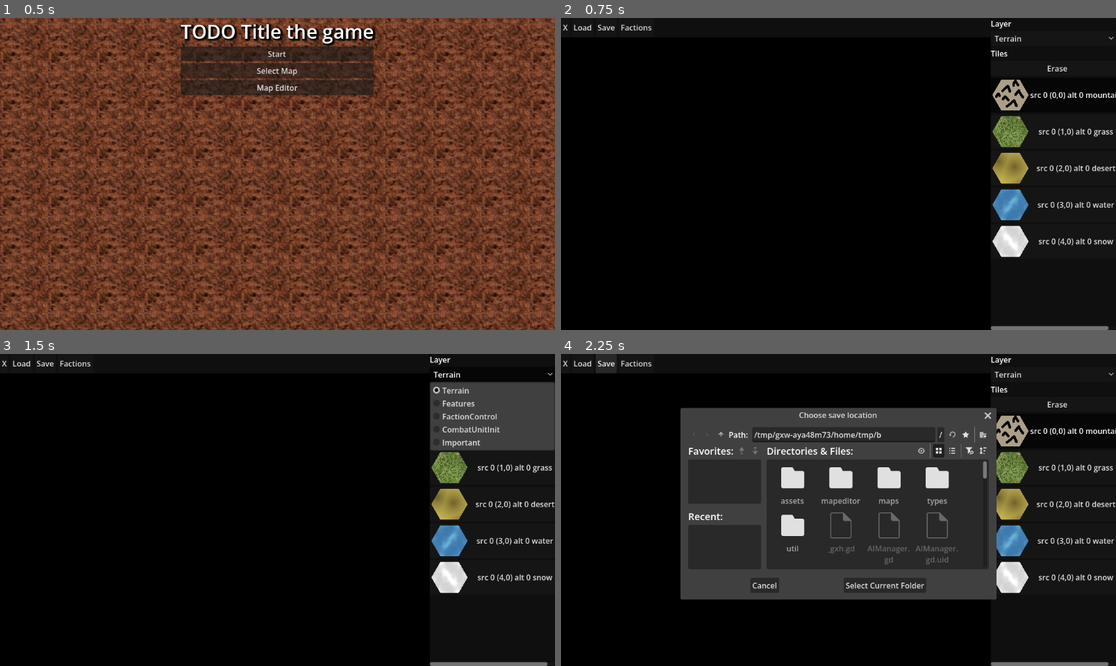
Above: before the commit, frames 1-4 (two rows, left to right).
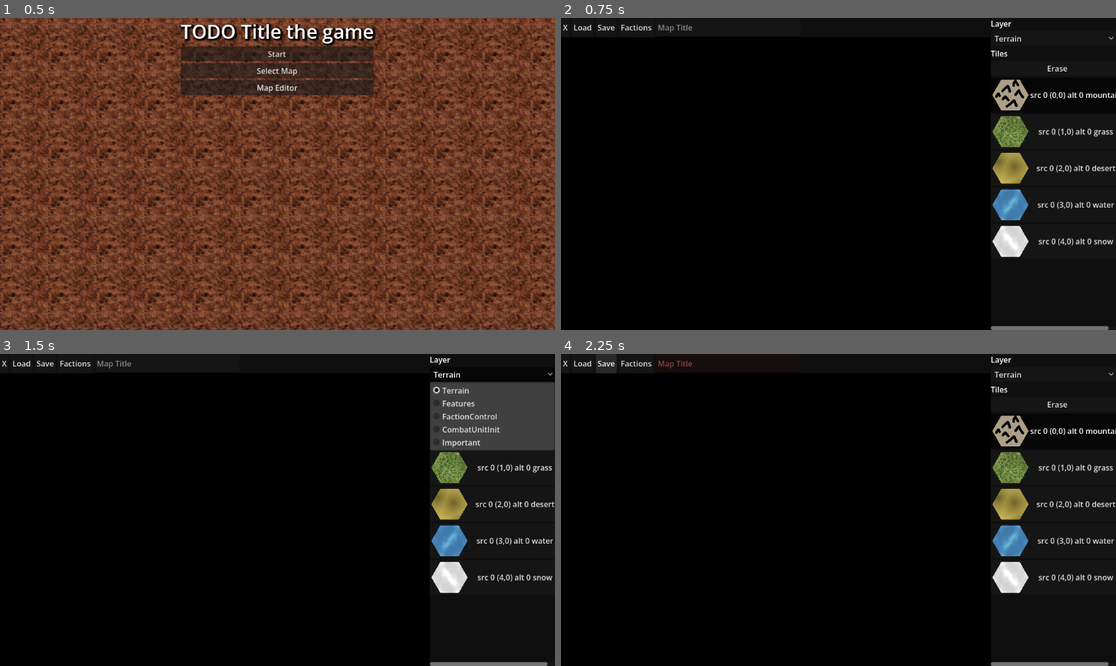
Above: after the commit, the same moments.

Repository: kralinc/cw2100game
Game: Godot game, scene res://MainMenu.tscn
Same seed, same stepped clock (60 frames per second), same inputs: the game is played once before the commit and once after it. The engine's default icon, where the game draws it, is replaced by a stand-in: a white triangle on a blue panel in a dark square.
Inputs:
- Up to frame 1 (0.5 s): no input
- Up to frame 2 (0.75 s): click "Map Editor" at 0.5 s
- Up to frame 3 (1.5 s): click "Terrain" at 1.25 s
- Up to frame 4 (2.25 s): click "Save" at 2 s

Frame 1 is identical in both runs. In frame 2, less than 0.1% of the frame differs, in the area x 17-24%, y 2-5%; in frame 3, less than 0.1%; in frame 4, 35%, in the area x 17-79%, y 2-79%.

Commit message:
moved some files around

Diff:
--- a/mapeditor/MapEditor.gd
+++ b/mapeditor/MapEditor.gd
@@ -1,9 +1,6 @@
 extends Control
 
 const PAINTABLE_LAYERS = ["Terrain", "Features", "FactionControl", "CombatUnitInit", "Important"]
-
-# TEMPORARY: placeholder map folder name. Replace with user input later.
-const PROJECT_NAME = "test"
 
 @onready var map: Node2D = $Map
 @onready var layer_select: OptionButton = $UI/Panel/VBox/LayerSelect
@@ -13,6 +10,8 @@
 @onready var faction_screen = $UI/FactionManagementScreen
 @onready var save_button: Button = $UI/TopPanel/HBox/SaveButton
 @onready var load_button: Button = $UI/TopPanel/HBox/LoadButton
+@onready var map_title_input:LineEdit = $UI/TopPanel/HBox/MapTitleInput
+@onready var animation_player:AnimationPlayer = $AnimationPlayer
 
 var current_layer: TileMapLayer
 var button_group := ButtonGroup.new()
@@ -26,6 +25,7 @@
 var dirty: bool = false
 var save_dialog: FileDialog
 var load_dialog: FileDialog
+var hoveredCell:Vector2i
 
 
 func _ready() -> void:
@@ -44,6 +44,13 @@
 	load_dialog = MapLoadHelper.create_dir_dialog("Open map folder", self)
 	load_dialog.dir_selected.connect(_load_from)
 
+func _process(_delta):
+	_do_highlight()
+
+func _do_highlight() -> void:
+	var highlight_layer:TileMapLayer = map.get_node("Highlight")
+	highlight_layer.clear()
+	highlight_layer.set_cell(hoveredCell, 0, Vector2(0,0))
 
 func _init_default_factions() -> void:
 	factions = [
@@ -154,7 +161,11 @@
 
 
 func _unhandled_input(event: InputEvent) -> void:
-	if event is InputEventKey:
+	if event is InputEventMouseMotion:
+		var global_pos = get_global_mouse_position()
+		var pos_hovered = map.get_node("Terrain").local_to_map(global_pos)
+		hoveredCell = pos_hovered
+	elif event is InputEventKey:
 		var key := event as InputEventKey
 		if key.pressed and not key.echo and key.keycode == KEY_S and key.ctrl_pressed and not faction_screen.visible:
 			_on_save_pressed()
@@ -216,6 +227,9 @@
 
 
 func _on_save_pressed() -> void:
+	if (map_title_input.text.length() <= 0):
+		animation_player.play("map_title_required")
+		return
 	if save_path.is_empty():
 		save_dialog.popup_centered()
 	else:
@@ -223,7 +237,7 @@
 
 
 func _on_save_dir_selected(dir: String) -> void:
-	save_path = dir.path_join(PROJECT_NAME)
+	save_path = dir.path_join(map_title_input.text)
 	_save_to(save_path)
 
 
--- a/mapeditor/MapEditor.tscn
+++ b/mapeditor/MapEditor.tscn
@@ -1,9 +1,45 @@
 [gd_scene format=3 uid="uid://bfaefwfkk8eep"]
 
+[ext_resource type="Script" uid="uid://jee16r5mtq4a" path="res://mapeditor/MapEditor.gd" id="13_mapeditor"]
 [ext_resource type="PackedScene" uid="uid://da25oldsogk6q" path="res://mapeditor/faction_management_screen.tscn" id="13_tf3fd"]
-[ext_resource type="Script" uid="uid://jee16r5mtq4a" path="res://mapeditor/MapEditor.gd" id="13_mapeditor"]
 [ext_resource type="Script" uid="uid://6jpahk8667fl" path="res://CameraController.gd" id="14_camera"]
-[ext_resource type="PackedScene" path="res://util/map_template.tscn" id="15_maptemplate"]
+[ext_resource type="PackedScene" uid="uid://dafj20oibctyy" path="res://util/map_template.tscn" id="15_maptemplate"]
+
+[sub_resource type="Animation" id="Animation_2et8o"]
+length = 0.001
+tracks/0/type = "value"
+tracks/0/imported = false
+tracks/0/enabled = true
+tracks/0/path = NodePath("UI/TopPanel/HBox/MapTitleInput:modulate")
+tracks/0/interp = 1
+tracks/0/loop_wrap = true
+tracks/0/keys = {
+"times": PackedFloat32Array(0),
+"transitions": PackedFloat32Array(1),
+"update": 0,
+"values": [Color(1, 1, 1, 1)]
+}
+
+[sub_resource type="Animation" id="Animation_0xnso"]
+resource_name = "map_title_required"
+tracks/0/type = "value"
+tracks/0/imported = false
+tracks/0/enabled = true
+tracks/0/path = NodePath("UI/TopPanel/HBox/MapTitleInput:modulate")
+tracks/0/interp = 1
+tracks/0/loop_wrap = true
+tracks/0/keys = {
+"times": PackedFloat32Array(0.06666667, 0.2, 0.36666667, 0.53333336, 0.7, 0.8666667, 1),
+"transitions": PackedFloat32Array(1, 1, 1, 1, 1, 1, 1),
+"update": 0,
+"values": [Color(1, 1, 1, 1), Color(1, 0.33551362, 0.2695955, 1), Color(1, 1, 1, 1), Color(1, 0.33551362, 0.2695955, 1), Color(1, 1, 1, 1), Color(1, 0.33551362, 0.2695955, 1), Color(1, 1, 1, 1)]
+}
+
+[sub_resource type="AnimationLibrary" id="AnimationLibrary_gaqml"]
+_data = {
+&"RESET": SubResource("Animation_2et8o"),
+&"map_title_required": SubResource("Animation_0xnso")
+}
 
 [node name="MapEditor" type="Control" unique_id=357027129]
 layout_mode = 3
@@ -15,7 +51,7 @@
 mouse_filter = 2
 script = ExtResource("13_mapeditor")
 
-[node name="Map" parent="." instance=ExtResource("15_maptemplate")]
+[node name="Map" parent="." unique_id=2001148040 instance=ExtResource("15_maptemplate")]
 
 [node name="Camera2D" type="Camera2D" parent="." unique_id=258291840]
 script = ExtResource("14_camera")
@@ -75,6 +111,11 @@
 layout_mode = 2
 text = "Factions"
 
+[node name="MapTitleInput" type="LineEdit" parent="UI/TopPanel/HBox" unique_id=2108411147]
+custom_minimum_size = Vector2(300, 0)
+layout_mode = 2
+placeholder_text = "Map Title"
+
 [node name="BackConfirmContainer" type="MarginContainer" parent="UI" unique_id=1428213325]
 visible = false
 custom_minimum_size = Vector2(200, 100)
@@ -93,6 +134,11 @@
 theme_override_constants/margin_top = 5
 theme_override_constants/margin_right = 5
 theme_override_constants/margin_bottom = 5
+
+[node name="BG" type="ColorRect" parent="UI/BackConfirmContainer" unique_id=1246573319]
+layout_mode = 2
+color = Color(0.10747976, 0.10747973, 0.10747973, 1)
+metadata/_edit_lock_ = true
 
 [node name="VBoxContainer" type="VBoxContainer" parent="UI/BackConfirmContainer" unique_id=326450440]
 layout_mode = 2
@@ -121,6 +167,9 @@
 [node name="FactionManagementScreen" parent="UI" unique_id=1109200210 instance=ExtResource("13_tf3fd")]
 visible = false
 
+[node name="AnimationPlayer" type="AnimationPlayer" parent="." unique_id=858621113]
+libraries/ = SubResource("AnimationLibrary_gaqml")
+
 [connection signal="pressed" from="UI/TopPanel/HBox/BackButton" to="." method="_on_back_button_pressed"]
 [connection signal="pressed" from="UI/TopPanel/HBox/FactionSetupButton" to="." method="_on_faction_setup_button_pressed"]
 [connection signal="pressed" from="UI/BackConfirmContainer/VBoxContainer/HBoxContainer/ConfirmBackButton" to="." method="_on_confirm_back_button_pressed"]
Renamed: CellData.gd -> types/CellData.gd
Renamed: CellData.gd.uid -> types/CellData.gd.uid
Renamed: CombatData.gd -> types/CombatData.gd
Renamed: CombatData.gd.uid -> types/CombatData.gd.uid
Renamed: Unit.gd -> types/Unit.gd
Renamed: Unit.gd.uid -> types/Unit.gd.uid
